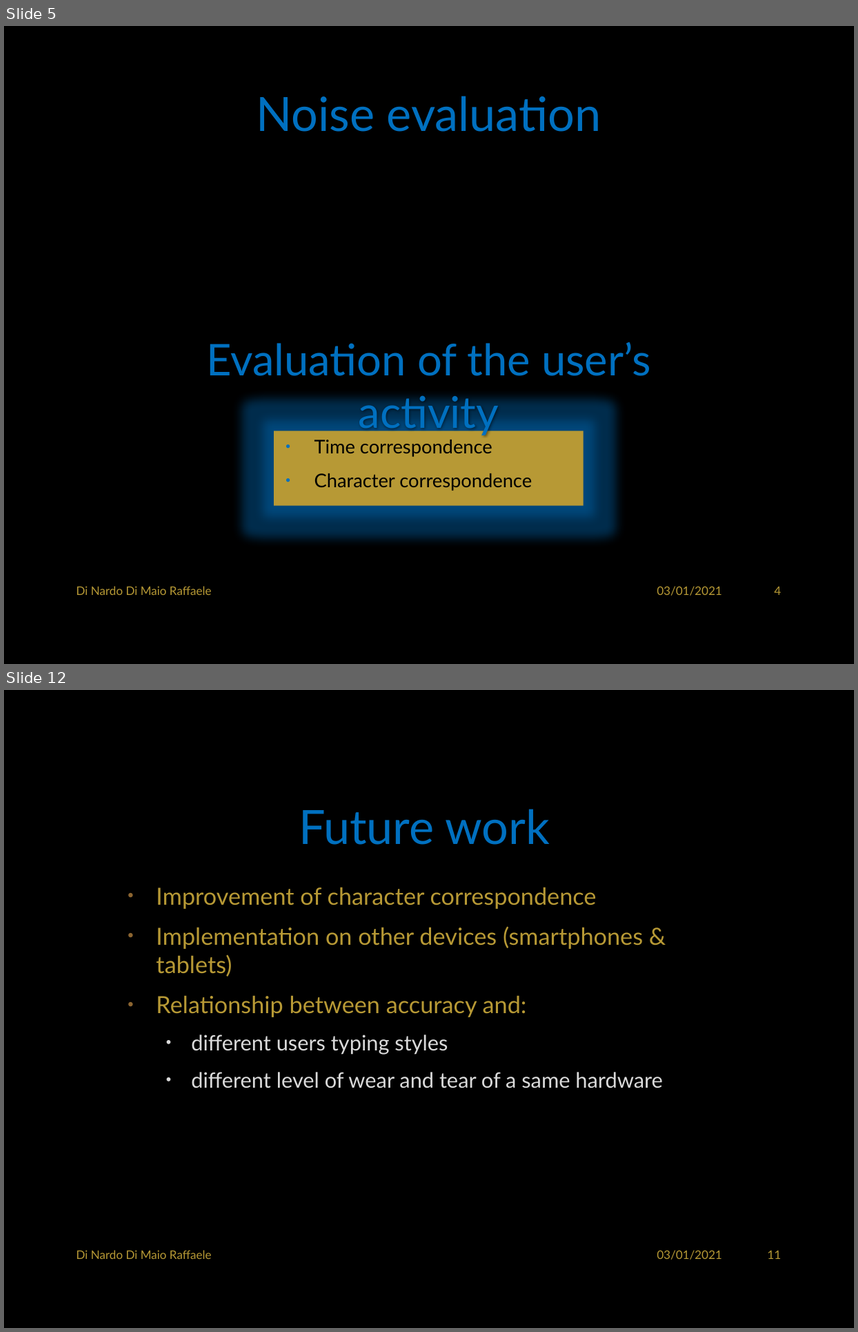
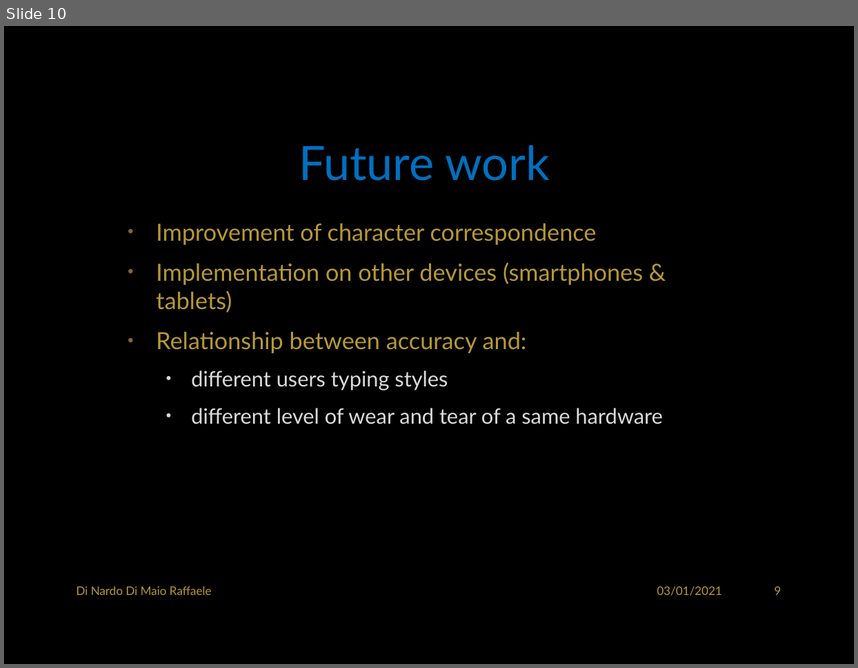
Before and after one commit to RaffaDNDM/AcCAPPCHA, a slide deck: Thesis/AcCAPPCHA.pptx. Shown one above the other, each under a label of ours: slides 5 and 12 before the commit, slide 10 after it; the slides between them are not shown. The pictures are 858x1332 and 858x668 pixels, drawn with LibreOffice and Linux fonts; fonts in the diff are those of the drawing; background and template pictures are left out. Boxes give left, top, right and bottom in pixels: in the first picture for what was removed or moved away, otherwise in the second. Text is boxed around its words. In the diff, an @@ line names an element or a change of style, - is before the commit and + after.

```diff
--- a/Thesis/AcCAPPCHA.pptx
+++ b/Thesis/AcCAPPCHA.pptx
@@ slide 5 removed at [4,26,854,664], background picture (left out) @@
@@ title removed at [256,96,602,132] @@
-Noise evaluation
@@ text removed at [206,342,651,436] @@
-Evaluation of the user’s activity
@@ rectangle removed at [274,430,583,506] @@
-• Time correspondence
-• Character correspondence
@@ text removed at [76,586,212,595] @@
-Di Nardo Di Maio Raffaele
@@ text removed at [657,586,722,595] @@
-03/01/2021
@@ page number removed at [774,586,781,595] @@
-4
@@ what was slide 12 is now slide 10 @@
@@ page number at [774,586,781,595]: text changed @@
-11
+9
```
Also in this commit, not shown: 8 slides changed, 1 other slide removed, 6 other files.
